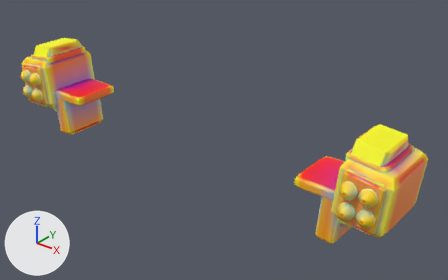
Renders of the glTF model models/parts/llm_gen_shoulder_pods_049_de057b.glb from each side of a commit.
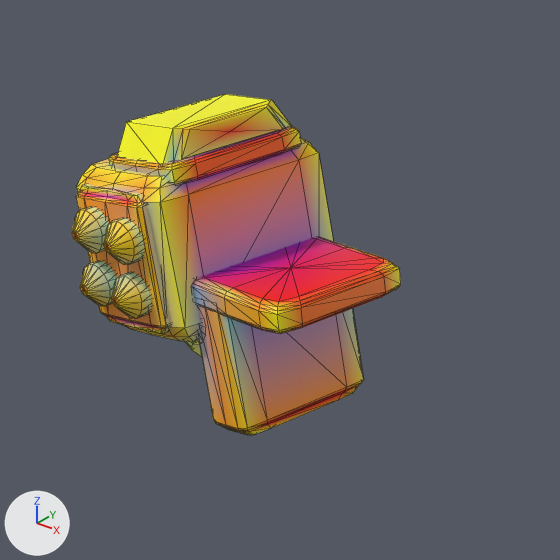
The first picture shows the older version from a camera (50 mm lens) standing at (91.2, -100.4, 70.9) and looking at (7.7, 4.0, 6.1). The close-ups show the older and then the newer version on the part from 0% to 36% of the width and 4% to 61% of the height of that picture. Only the edits that show in the close-ups are written down. Lighting does not change. The marker at lower left points along +X, +Y and +Z. The close-ups show mesh edges as thin lines. Vertices at exactly the same position are counted once.

Objects in the first close-up: 'adapter_shoulder_yoke_l', 'adapter_sub_missile_bezel_dark_4_adapter_dark_l', 'adapter_sub_missile_hood_dark_2_adapter_dark_l', 'missile_box_hull_1_adapter_dark_l', 'missile_cell_bl_7_barrel_metal_l', 'missile_cell_br_8_barrel_metal_l', 'missile_cell_tl_5_barrel_metal_l', 'missile_cell_tr_6_barrel_metal_l', 'missile_top_cowl_3_zeon_olive_coat_l'.
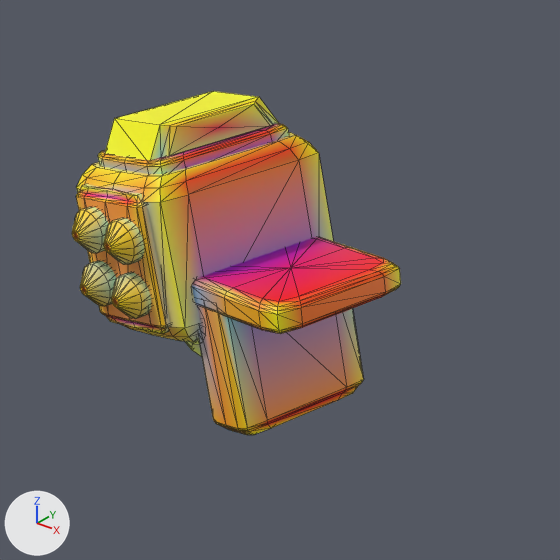
What differs and where, as boxes [x1, y1, x2, y2] in the close-ups (560 x 560 px; the box of a moved part takes in the faces that stretch with it):
'missile_top_cowl_3_zeon_olive_coat_l', recoloured, moved
    before: [117, 94, 291, 165]
    after: [105, 91, 279, 161]
'adapter_sub_missile_hood_dark_2_adapter_dark_l', moved
    before: [109, 126, 301, 185]
    after: [98, 123, 289, 174]
part 1 of me_adapter_shoulder_yoke_l, recoloured
    both: [203, 238, 386, 337]
part 2 of me_missile_box_hull_1_adapter_dark_l, recoloured
    both: [79, 137, 333, 241]
part 4 of me_missile_top_cowl_3_zeon_olive_coat_l, moved or reshaped
    before: [117, 94, 291, 165]
    after: [105, 91, 279, 161]
part 5 of me_missile_top_cowl_3_zeon_olive_coat_l, recoloured
    before: [117, 100, 291, 163]
    after: [105, 97, 279, 160]
part 6 of me_missile_top_cowl_3_zeon_olive_coat_l, recoloured
    before: [173, 106, 290, 161]
    after: [160, 104, 278, 157]
part 7 of me_missile_top_cowl_3_zeon_olive_coat_l, recoloured
    before: [163, 129, 173, 164]
    after: [150, 126, 161, 161]
part 8 of me_missile_top_cowl_3_zeon_olive_coat_l, recoloured
    before: [181, 108, 283, 160]
    after: [169, 104, 270, 156]
part 9 of me_adapter_sub_missile_bezel_dark_4_adapter_dark_l, edited (looks the same)
    both: [76, 188, 162, 332]

Diff of the bpy script that builds the scene:
```diff
--- a/models/parts/llm_gen_shoulder_pods_049_de057b.glb.py
+++ b/models/parts/llm_gen_shoulder_pods_049_de057b.glb.py
@@ me_adapter_shoulder_yoke_l @@
 me_adapter_shoulder_yoke_l.from_pydata(...)  # 490 vertices, 960 faces; spans x -48.0..-33.3, y -5.9..7.1, z -3.54..9.4
+# me_adapter_shoulder_yoke_l part 1: 511 faces centred in x -48.0..-33.83, y -5.9..7.06, z -3.38..9.4 are repainted in the vertex colours, in many colours
 me_adapter_shoulder_yoke_l.materials.append(mat_defaultmaterial_002)
@@ me_missile_box_hull_1_adapter_dark_l @@
 me_missile_box_hull_1_adapter_dark_l.from_pydata(...)  # 86 vertices, 168 faces; spans x -55.5..-42.9, y -7.8..9.1, z 3.1..17.4
+# me_missile_box_hull_1_adapter_dark_l part 2: 88 faces centred in x -54.3..-43.1, y -7.7..8.8, z 3.3..17.2 are repainted in the vertex colours, in many colours
 me_missile_box_hull_1_adapter_dark_l.materials.append(mat_defaultmaterial_007)
@@ me_adapter_sub_missile_hood_dark_2_adapter_dark_l @@
-me_adapter_sub_missile_hood_dark_2_adapter_dark_l.from_pydata(...)  # 114 vertices, 224 faces; spans x -52.87..-44.12, y -5.97..7.17, z 15.72..18.33
+me_adapter_sub_missile_hood_dark_2_adapter_dark_l.from_pydata(...)  # 114 vertices, 224 faces; spans x -54.26..-45.51, y -5.97..7.17, z 15.68..18.29
+# me_adapter_sub_missile_hood_dark_2_adapter_dark_l part 3: the whole mesh is moved by (-1.4, 0.0, -0.04)
 me_adapter_sub_missile_hood_dark_2_adapter_dark_l.materials.append(mat_defaultmaterial_009)
@@ me_missile_top_cowl_3_zeon_olive_coat_l @@
-me_missile_top_cowl_3_zeon_olive_coat_l.from_pydata(...)  # 26 vertices, 48 faces; spans x -52.15..-44.89, y -5.76..6.96, z 17.35..20.6
+me_missile_top_cowl_3_zeon_olive_coat_l.from_pydata(...)  # 26 vertices, 48 faces; spans x -53.72..-46.46, y -5.76..6.96, z 17.31..20.56
+# me_missile_top_cowl_3_zeon_olive_coat_l part 4: the whole mesh is moved by (-1.57, 0.0, -0.04)
+# me_missile_top_cowl_3_zeon_olive_coat_l part 5: 6 faces centred in x -51.99..-45.14, y -5.23..5.68, z 18.44..19.72 are repainted in the vertex colours; the middle colour goes from yellow #f9e942 to yellow #fde91f
+# me_missile_top_cowl_3_zeon_olive_coat_l part 6: 9 faces centred in x -51.91..-45.06, y -4.71..5.91, z 18.21..19.75 are repainted in the vertex colours; the middle colour goes from yellow #f8e042 to yellow #f0e05c
+# me_missile_top_cowl_3_zeon_olive_coat_l part 7: 2 faces centred in x -51.52..-45.45, y -4.93..6.13, z 18.28..18.92 are repainted in the vertex colours; the middle colour goes from yellow #f8ff42 to yellow #edff66
+# me_missile_top_cowl_3_zeon_olive_coat_l part 8: 5 faces centred in x -52.12..-44.93, y -2.27..3.47, z 18.67..20.03 are repainted in the vertex colours; the middle colour goes from yellow #fbc500 to yellow #f0c54f
 me_missile_top_cowl_3_zeon_olive_coat_l.materials.append(mat_defaultmaterial_011)
@@ me_adapter_sub_missile_bezel_dark_4_adapter_dark_l @@
 me_adapter_sub_missile_bezel_dark_4_adapter_dark_l.from_pydata(...)  # 114 vertices, 224 faces; spans x -53.89..-44.47, y -8.3..-6.4, z 4.35..16.13
+# me_adapter_sub_missile_bezel_dark_4_adapter_dark_l part 9: 37 faces centred in x -53.64..-45.15, y -8.3..-7.75, z 4.52..15.96 are repainted in the vertex colours; the middle colour goes from orange #ff9942 to orange #fb992e
 me_adapter_sub_missile_bezel_dark_4_adapter_dark_l.materials.append(mat_defaultmaterial_013)
```
